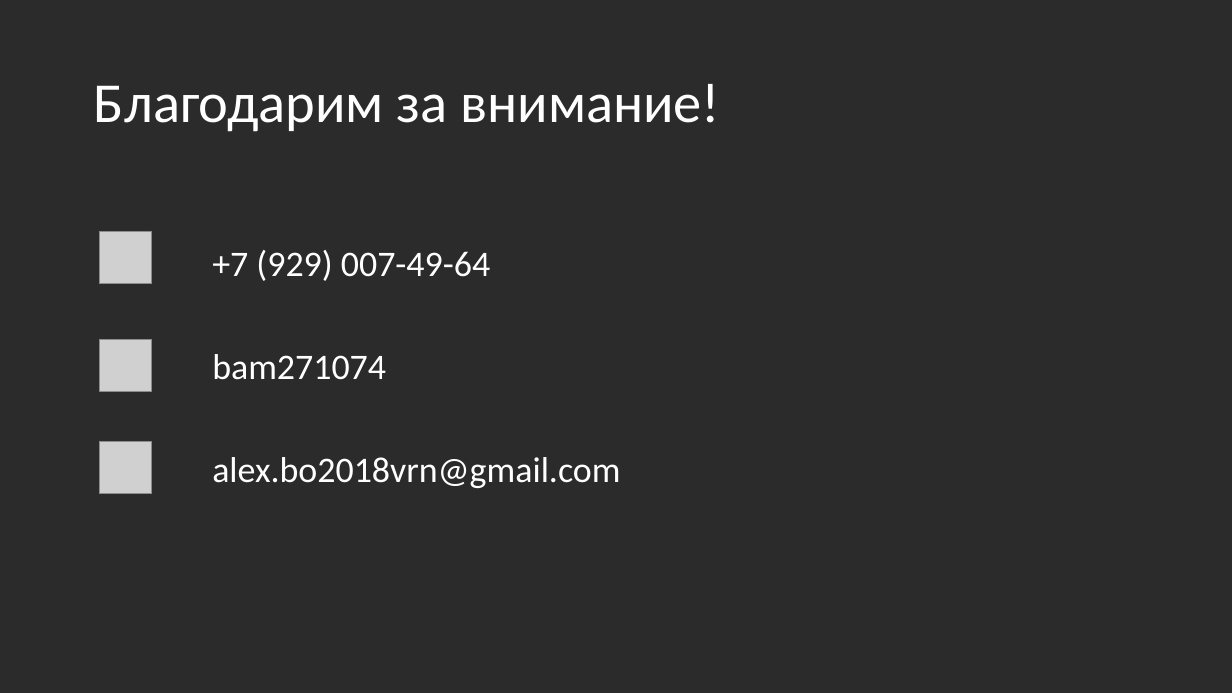
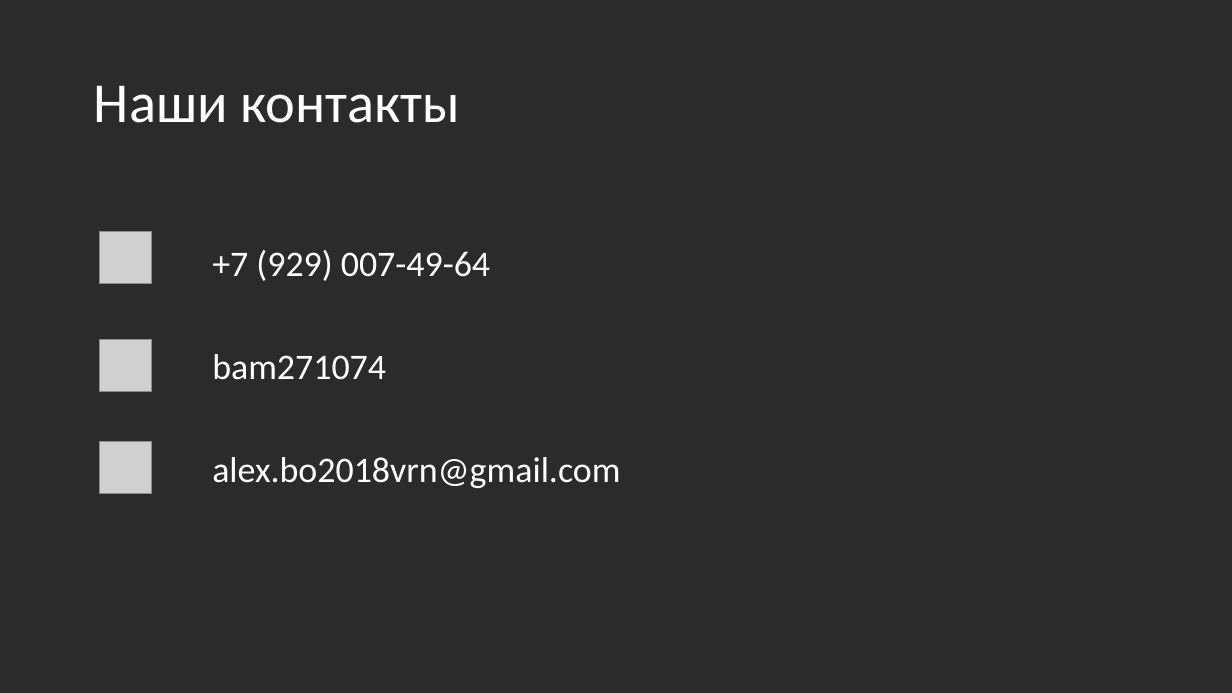
Before and after one commit to Murzik2020ai/smartparser, a slide deck: slide 10 of preza.pptx (slide 6 before the commit). Drawn at 1232x693 pixels with LibreOffice and Linux fonts; fonts in the diff are those of the drawing; grey boxes stand for pictures; background and template pictures are left out; a plain dark background stands for a picture behind light text. Boxes give left, top, right and bottom in pixels: in the first picture for what was removed or moved away, otherwise in the second. Text is boxed around its words. In the diff, an @@ line names an element or a change of style, - is before the commit and + after.

```diff
--- a/preza.pptx
+++ b/preza.pptx
@@ title at (94,85,460,123): text changed @@
-Благодарим за внимание!
+Наши контакты
```
Also in this commit, not shown: 4 other slides changed, 6 slides added, 2 slides removed.
